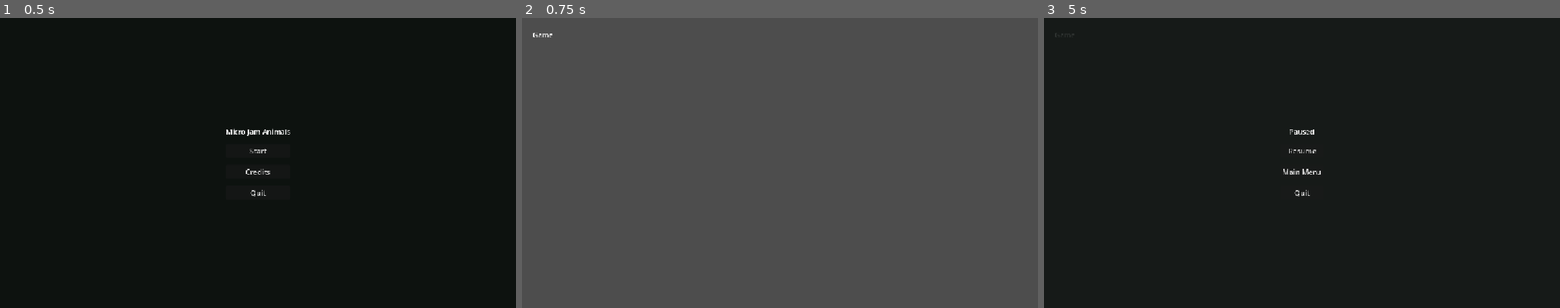
Above: before the commit, frames 1-3 (left to right).
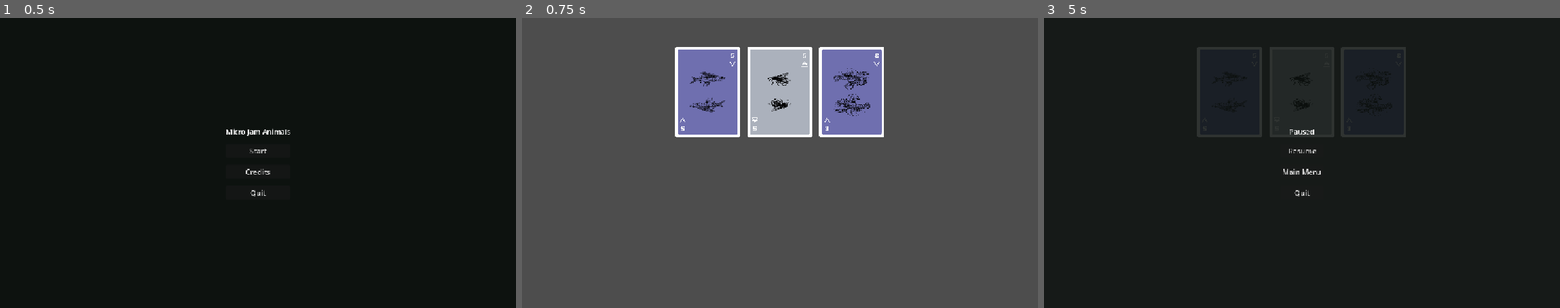
Above: after the commit, the same moments.

Repository: Chipi-Chapa-Corp/micro-jam-animals
Game: Godot game, scene res://scenes/main-menu/scene.tscn
Two runs of this game, one before a commit and one after it. Both use one fixed random seed, a clock stepped at 60 frames per second and the inputs below.
Inputs:
- Up to frame 1 (0.5 s): no input
- Up to frame 2 (0.75 s): click "Start" at 0.5 s
- Up to frame 3 (5 s): tap Enter at 1.25, 2.75, 4.25 s; tap Space at 2, 3.5 s; tap Escape (menu) at 4.9 s

Frame 1 is identical in both runs. In frame 2, 12% of the frame differs, in the area x 2-71%, y 5-42%; in frame 3, 1.7%.

Commit message:
feat: rounds, predator deck

Diff:
--- a/globals/game_state.gd
+++ b/globals/game_state.gd
@@ -7,6 +7,7 @@
 
 const DEFAULT_SCORE: int = 0
 const DEFAULT_HEALTH: int = 100
+const DEFAULT_ROUND: int = 0
 const DEFAULT_PREDATOR_COUNT: int = 3
 const DEFAULT_PLAYER_HAND_COUNT: int = 10
 const DEFAULT_PLAYER_DISCARDS_COUNT: int = 3
@@ -14,6 +15,7 @@
 
 var _score: int = DEFAULT_SCORE
 var _health: int = DEFAULT_HEALTH
+var _round: int = DEFAULT_ROUND
 var _predators: Array = []
 var _player_hand: Array = []
 var _player_table: Array = []
@@ -23,12 +25,25 @@
 func reset() -> void:
 	set_score(DEFAULT_SCORE)
 	set_health(DEFAULT_HEALTH)
+	_set_round(DEFAULT_ROUND)
 	generate_predators(0)
 	set_player_hand([])
 	set_player_table([])
 	_set_player_discards_count(DEFAULT_PLAYER_DISCARDS_COUNT)
 
 
+func start_new_round() -> void:
+	_set_round(_round + 1)
+	generate_predators()
+	fill_player_hand()
+	set_player_table([])
+	_set_player_discards_count(DEFAULT_PLAYER_DISCARDS_COUNT)
+
+
+func go_next_round() -> void:
+	start_new_round()
+
+
 func get_score() -> int:
 	return _score
 
@@ -59,6 +74,10 @@
 
 func change_health(amount: int) -> void:
 	set_health(_health + amount)
+
+
+func get_round() -> int:
+	return _round
 
 
 func get_predators() -> Array:
@@ -81,6 +100,19 @@
 
 func generate_player_hand(count: int = DEFAULT_PLAYER_HAND_COUNT, excluded: Array = []) -> Array:
 	set_player_hand(Cards.pick_random_prey(count, excluded))
+	return get_player_hand()
+
+
+func fill_player_hand(count: int = DEFAULT_PLAYER_HAND_COUNT) -> Array:
+	var missing_count := count - _player_hand.size()
+	if missing_count <= 0:
+		return get_player_hand()
+
+	var excluded_cards := []
+	excluded_cards.append_array(_player_hand)
+	excluded_cards.append_array(_player_table)
+
+	_player_hand.append_array(Cards.pick_random_prey(missing_count, excluded_cards))
 	return get_player_hand()
 
 
@@ -146,6 +178,10 @@
 	return _player_discards_count
 
 
+func _set_round(value: int) -> void:
+	_round = value
+
+
 func _set_player_discards_count(value: int) -> void:
 	if _player_discards_count == value:
 		return
--- a/project.godot
+++ b/project.godot
@@ -17,8 +17,8 @@
 
 [autoload]
 
+GameState="*res://globals/game_state.gd"
 Cards="*res://globals/cards.gd"
-GameState="*res://globals/game_state.gd"
 
 [display]
 
--- /dev/null
+++ b/scenes/card/scene.tscn
@@ -0,0 +1,23 @@
+[gd_scene load_steps=3 format=3]
+
+[ext_resource type="Script" path="res://scenes/card/script.gd" id="1_card"]
+[ext_resource type="Texture2D" path="res://assets/prey_air_4.png" id="2_card_art"]
+
+[node name="Card" type="Control"]
+custom_minimum_size = Vector2(145, 203)
+layout_mode = 3
+anchors_preset = 0
+offset_right = 145.0
+offset_bottom = 203.0
+script = ExtResource("1_card")
+
+[node name="Art" type="TextureRect" parent="."]
+layout_mode = 1
+anchors_preset = 15
+anchor_right = 1.0
+anchor_bottom = 1.0
+grow_horizontal = 2
+grow_vertical = 2
+texture = ExtResource("2_card_art")
+expand_mode = 1
+stretch_mode = 5
--- /dev/null
+++ b/scenes/card/script.gd
@@ -0,0 +1,39 @@
+extends Control
+class_name CardScene
+
+@export var kind: String = "prey"
+@export var suit: String = "air"
+@export var value: int = 4
+
+var id: String:
+	get:
+		return get_card_id()
+
+@onready var art: TextureRect = $Art
+
+
+func _ready() -> void:
+	_refresh_art()
+
+
+func configure(next_kind: String, next_suit: String, next_value: int) -> void:
+	kind = next_kind
+	suit = next_suit
+	value = next_value
+	_refresh_art()
+
+
+func get_card_id() -> String:
+	return "%s_%s_%s" % [kind, suit, value]
+
+
+func _refresh_art() -> void:
+	if not is_node_ready():
+		return
+
+	art.texture = load(_get_asset_path()) as Texture2D
+
+
+func _get_asset_path() -> String:
+	# return "res://assets/%s.png" % get_card_id()
+	return "res://assets/prey_%s_%s.png" % [suit, value]
--- a/scenes/game-over/script.gd
+++ b/scenes/game-over/script.gd
@@ -5,6 +5,12 @@
 
 
 func _on_restart_pressed() -> void:
+	_start_game()
+
+
+func _start_game() -> void:
+	GameState.reset()
+	GameState.go_next_round()
 	get_tree().change_scene_to_file(GAME_SCENE)
 
 
--- a/scenes/game/scene.tscn
+++ b/scenes/game/scene.tscn
@@ -1,45 +1,33 @@
 [gd_scene format=3 uid="uid://b8uhk6wgsyvr"]
 
 [ext_resource type="Script" uid="uid://dis1x4i75bhd7" path="res://scenes/game/script.gd" id="1_game"]
+[ext_resource type="PackedScene" path="res://scenes/predator_deck/scene.tscn" id="2_tepwh"]
 
-[node name="Game" type="Control" unique_id=549444923]
+[node name="Game" type="Node2D" unique_id=549444923]
+script = ExtResource("1_game")
+
+[node name="UI" type="CanvasLayer" parent="." unique_id=390258418]
+
+[node name="PredatorDeckContainer" type="CenterContainer" parent="UI"]
+anchors_preset = 10
+anchor_right = 1.0
+offset_top = 64.0
+offset_bottom = 267.0
+grow_horizontal = 2
+
+[node name="PredatorDeck" parent="UI/PredatorDeckContainer" unique_id=1434294166 instance=ExtResource("2_tepwh")]
+layout_mode = 2
+
+[node name="PauseMenu" type="Control" parent="UI" unique_id=1066678876]
+visible = false
 layout_mode = 3
 anchors_preset = 15
 anchor_right = 1.0
 anchor_bottom = 1.0
 grow_horizontal = 2
 grow_vertical = 2
-script = ExtResource("1_game")
 
-[node name="TopBar" type="HBoxContainer" parent="." unique_id=1069004905]
-layout_mode = 1
-anchors_preset = 10
-anchor_right = 1.0
-offset_left = 24.0
-offset_top = 20.0
-offset_right = -24.0
-offset_bottom = 56.0
-grow_horizontal = 2
-theme_override_constants/separation = 12
-
-[node name="Title" type="Label" parent="TopBar" unique_id=1922144675]
-layout_mode = 2
-text = "Game"
-
-[node name="Spacer" type="Control" parent="TopBar" unique_id=2120240087]
-layout_mode = 2
-size_flags_horizontal = 3
-
-[node name="PauseMenu" type="Control" parent="."]
-visible = false
-layout_mode = 1
-anchors_preset = 15
-anchor_right = 1.0
-anchor_bottom = 1.0
-grow_horizontal = 2
-grow_vertical = 2
-
-[node name="Background" type="ColorRect" parent="PauseMenu"]
+[node name="Background" type="ColorRect" parent="UI/PauseMenu" unique_id=805906420]
 layout_mode = 1
 anchors_preset = 15
 anchor_right = 1.0
@@ -48,7 +36,7 @@
 grow_vertical = 2
 color = Color(0.05, 0.07, 0.06, 0.86)
 
-[node name="CenterContainer" type="CenterContainer" parent="PauseMenu"]
+[node name="CenterContainer" type="CenterContainer" parent="UI/PauseMenu" unique_id=968806736]
 layout_mode = 1
 anchors_preset = 15
 anchor_right = 1.0
@@ -56,27 +44,27 @@
 grow_horizontal = 2
 grow_vertical = 2
 
-[node name="Menu" type="VBoxContainer" parent="PauseMenu/CenterContainer"]
+[node name="Menu" type="VBoxContainer" parent="UI/PauseMenu/CenterContainer" unique_id=81724635]
 layout_mode = 2
 theme_override_constants/separation = 16
 
-[node name="Title" type="Label" parent="PauseMenu/CenterContainer/Menu"]
+[node name="Title" type="Label" parent="UI/PauseMenu/CenterContainer/Menu" unique_id=832407417]
 layout_mode = 2
 text = "Paused"
 horizontal_alignment = 1
 
-[node name="Resume" type="Button" parent="PauseMenu/CenterContainer/Menu"]
+[node name="Resume" type="Button" parent="UI/PauseMenu/CenterContainer/Menu" unique_id=2077523352]
 layout_mode = 2
 text = "Resume"
 
-[node name="MainMenu" type="Button" parent="PauseMenu/CenterContainer/Menu"]
+[node name="MainMenu" type="Button" parent="UI/PauseMenu/CenterContainer/Menu" unique_id=1977902567]
 layout_mode = 2
 text = "Main Menu"
 
-[node name="Quit" type="Button" parent="PauseMenu/CenterContainer/Menu"]
+[node name="Quit" type="Button" parent="UI/PauseMenu/CenterContainer/Menu" unique_id=1480331665]
 layout_mode = 2
 text = "Quit"
 
-[connection signal="pressed" from="PauseMenu/CenterContainer/Menu/Resume" to="." method="_on_resume_pressed"]
-[connection signal="pressed" from="PauseMenu/CenterContainer/Menu/MainMenu" to="." method="_on_main_menu_pressed"]
-[connection signal="pressed" from="PauseMenu/CenterContainer/Menu/Quit" to="." method="_on_quit_pressed"]
+[connection signal="pressed" from="UI/PauseMenu/CenterContainer/Menu/Resume" to="." method="_on_resume_pressed"]
+[connection signal="pressed" from="UI/PauseMenu/CenterContainer/Menu/MainMenu" to="." method="_on_main_menu_pressed"]
+[connection signal="pressed" from="UI/PauseMenu/CenterContainer/Menu/Quit" to="." method="_on_quit_pressed"]
--- a/scenes/game/script.gd
+++ b/scenes/game/script.gd
@@ -1,8 +1,8 @@
-extends Control
+extends Node2D
 
 const MAIN_MENU_SCENE: String = "res://scenes/main-menu/scene.tscn"
 
-@onready var pause_menu: Control = $PauseMenu
+@onready var pause_menu: Control = $UI/PauseMenu
 
 
 func _unhandled_input(event: InputEvent) -> void:
--- a/scenes/main-menu/script.gd
+++ b/scenes/main-menu/script.gd
@@ -5,6 +5,12 @@
 
 
 func _on_start_pressed() -> void:
+	_start_game()
+
+
+func _start_game() -> void:
+	GameState.reset()
+	GameState.go_next_round()
 	get_tree().change_scene_to_file(GAME_SCENE)
 
 
--- /dev/null
+++ b/scenes/predator_deck/scene.tscn
@@ -0,0 +1,38 @@
+[gd_scene load_steps=4 format=3]
+
+[ext_resource type="Script" path="res://scenes/predator_deck/script.gd" id="1_predator_deck"]
+[ext_resource type="PackedScene" path="res://scenes/card/scene.tscn" id="2_card"]
+[ext_resource type="Texture2D" path="res://assets/prey_water_1.png" id="3_prey_water_1"]
+
+[node name="PredatorDeck" type="HBoxContainer"]
+layout_mode = 2
+theme_override_constants/separation = 16
+script = ExtResource("1_predator_deck")
+
+[node name="Card1" parent="." instance=ExtResource("2_card")]
+layout_mode = 2
+suit = "water"
+value = 1
+
+[node name="Art" parent="Card1" index="0"]
+texture = ExtResource("3_prey_water_1")
+
+[node name="Card2" parent="." instance=ExtResource("2_card")]
+layout_mode = 2
+suit = "water"
+value = 1
+
+[node name="Art" parent="Card2" index="0"]
+texture = ExtResource("3_prey_water_1")
+
+[node name="Card3" parent="." instance=ExtResource("2_card")]
+layout_mode = 2
+suit = "water"
+value = 1
+
+[node name="Art" parent="Card3" index="0"]
+texture = ExtResource("3_prey_water_1")
+
+[editable path="Card1"]
+[editable path="Card2"]
+[editable path="Card3"]
--- /dev/null
+++ b/scenes/predator_deck/script.gd
@@ -0,0 +1,33 @@
+extends HBoxContainer
+class_name PredatorDeck
+
+const CARD_SCENE: PackedScene = preload("res://scenes/card/scene.tscn")
+const CARD_KIND: String = "predator"
+
+
+func _ready() -> void:
+	render_cards()
+
+
+func render_cards() -> void:
+	_clear_cards()
+
+	var predators := GameState.get_predators()
+	print("PredatorDeck initial cards: ", predators)
+
+	for predator in predators:
+		if predator is Dictionary:
+			_add_card(predator)
+
+
+func _add_card(predator: Dictionary) -> void:
+	print("PredatorDeck instantiating card: ", predator)
+	var card := CARD_SCENE.instantiate() as CardScene
+	card.configure(CARD_KIND, str(predator.get("suit", "")), int(predator.get("value", 0)))
+	add_child(card)
+
+
+func _clear_cards() -> void:
+	for child in get_children():
+		remove_child(child)
+		child.queue_free()
Binary file added: assets/prey_air_1.png
Not shown, added: assets/prey_air_1.png.import
Binary file added: assets/prey_air_10.png
Not shown, added: assets/prey_air_10.png.import
Binary file added: assets/prey_air_11.png
Not shown, added: assets/prey_air_11.png.import
Binary file added: assets/prey_air_12.png
Not shown, added: assets/prey_air_12.png.import
Binary file added: assets/prey_air_13.png
Not shown, added: assets/prey_air_13.png.import
Binary file added: assets/prey_air_2.png
Not shown, added: assets/prey_air_2.png.import
(and 70 more such lines)
